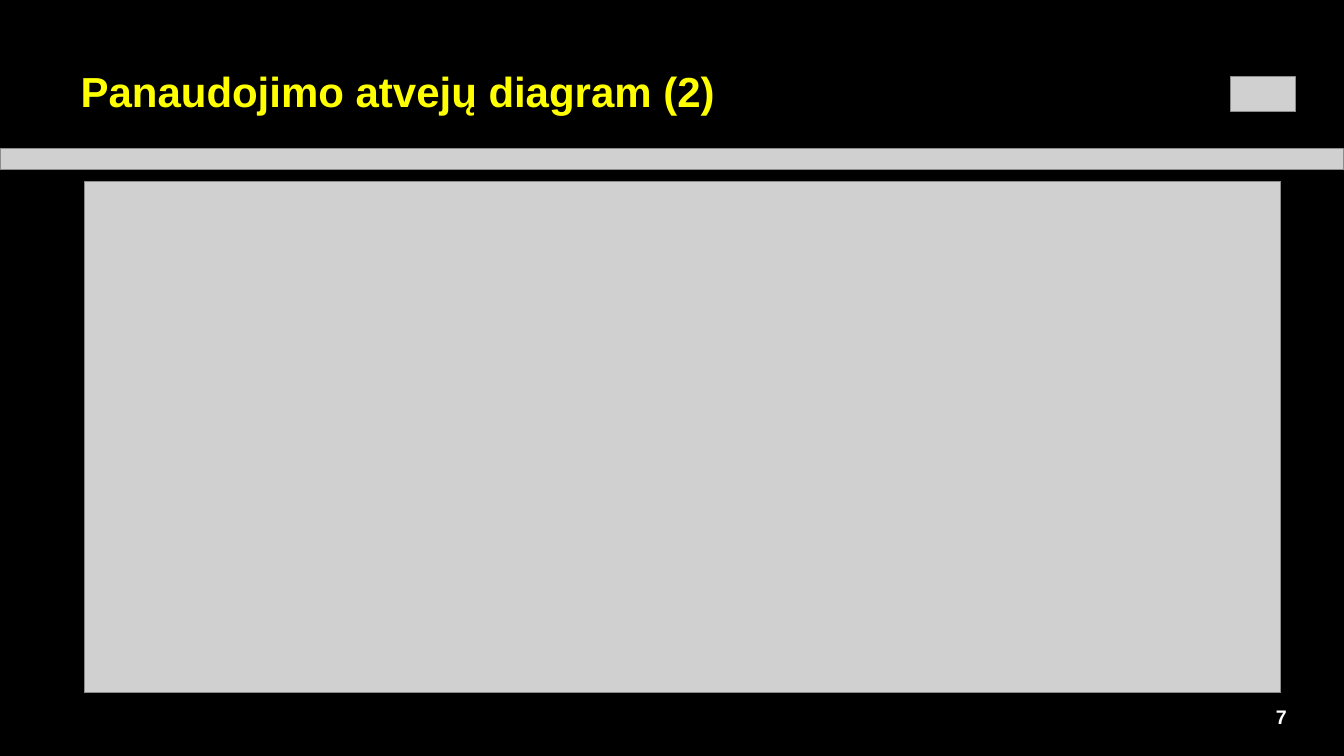
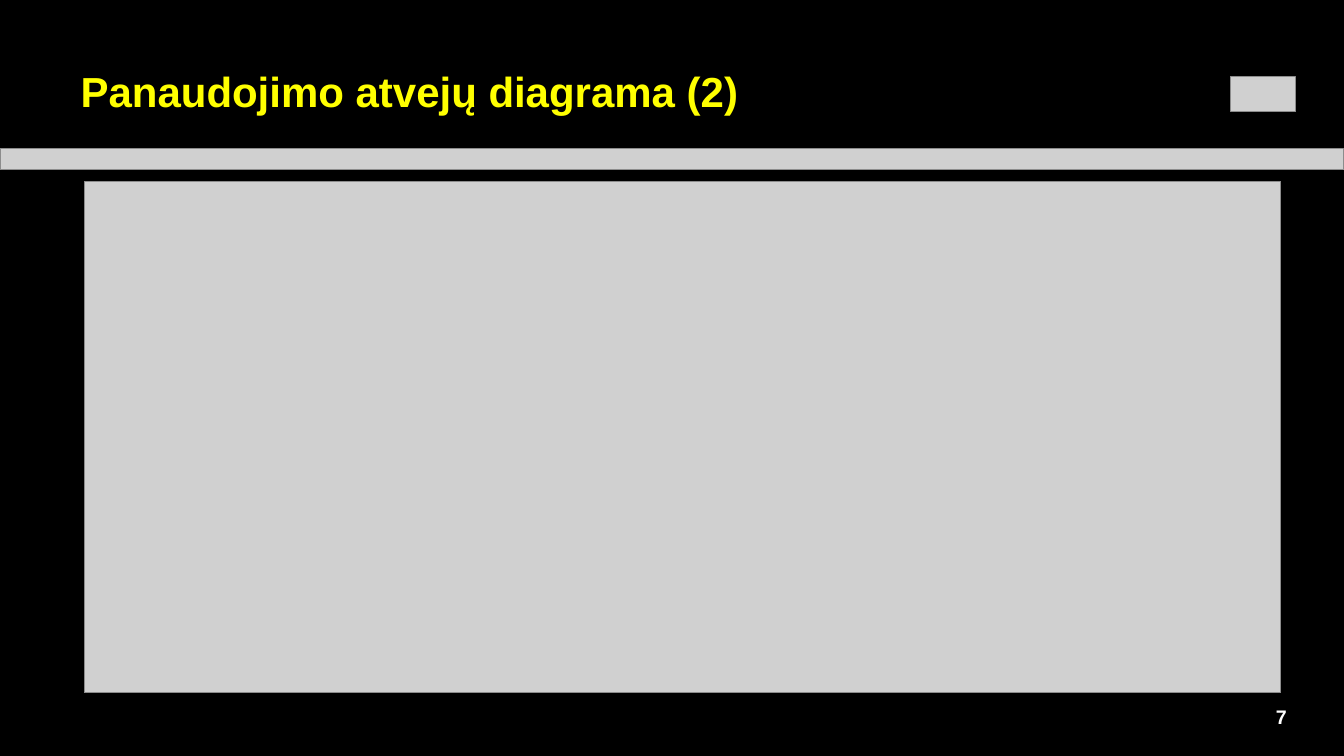
Before and after one commit to kalbaca12/Tournament, a slide deck: slide 7 of SKAIDRES_bendros_sablonas-LT_Arial_su_projekto_skaidremis_v3.pptx. Drawn at 1344x756 pixels with LibreOffice and Linux fonts; fonts in the diff are those of the drawing; grey boxes stand for pictures. Boxes give left, top, right and bottom in pixels: in the first picture for what was removed or moved away, otherwise in the second. Text is boxed around its words. In the diff, an @@ line names an element or a change of style, - is before the commit and + after.

```diff
--- a/SKAIDRES_bendros_sablonas-LT_Arial_su_projekto_skaidremis_v3.pptx
+++ b/SKAIDRES_bendros_sablonas-LT_Arial_su_projekto_skaidremis_v3.pptx
@@ text at (81, 76, 738, 115): text changed @@
-Panaudojimo atvejų diagram (2)
+Panaudojimo atvejų diagrama (2)
```
Also in this commit, not shown: 4 other slides changed, 1 slide added.
